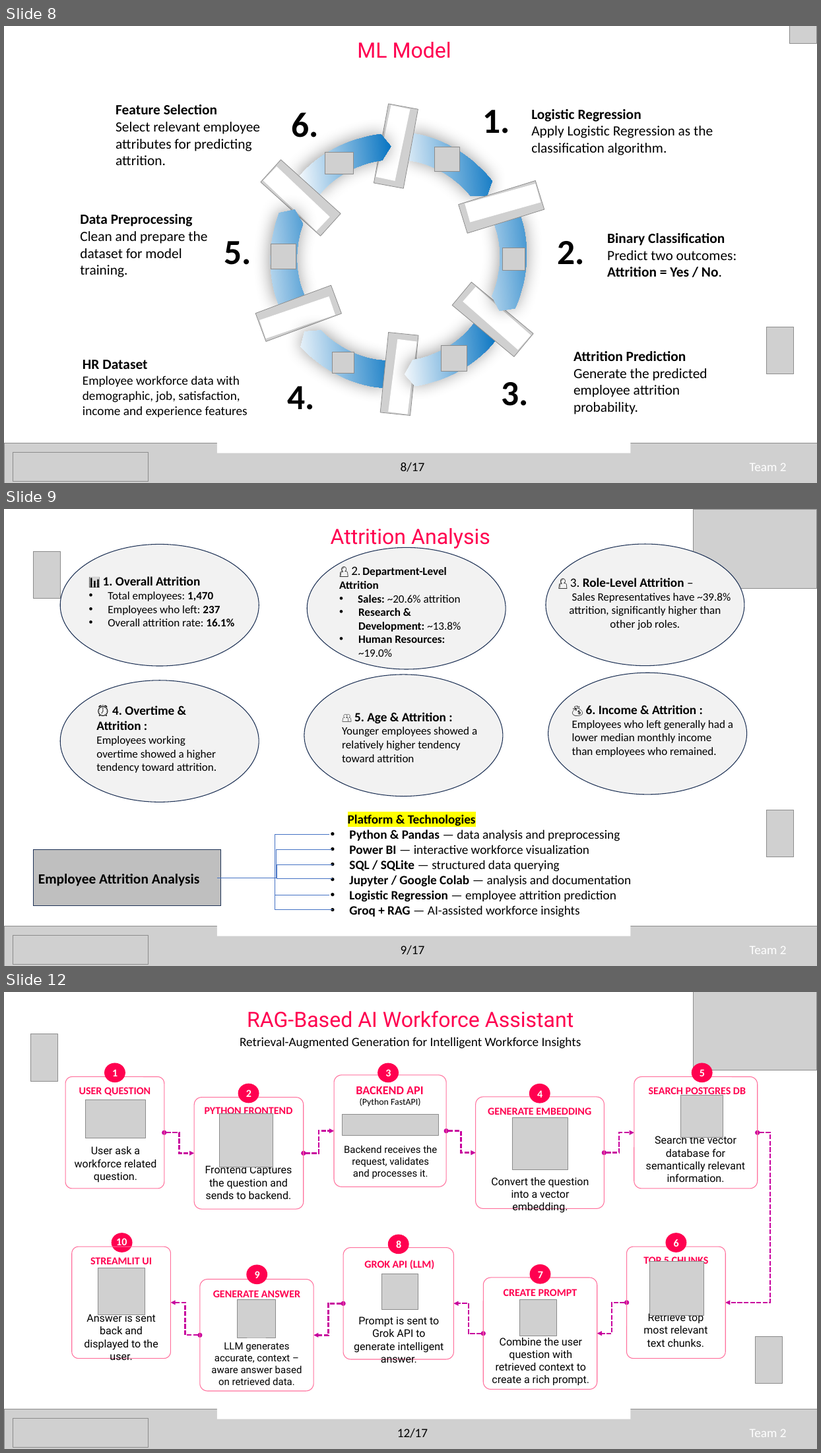
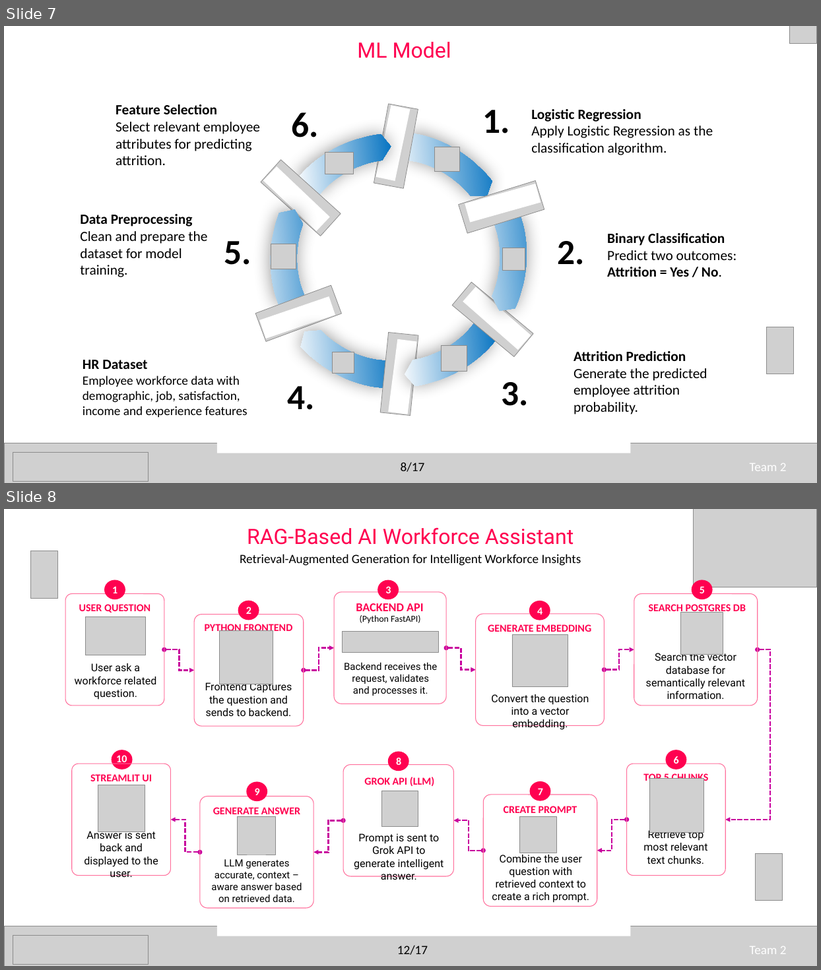
Before and after one commit to Infosys-Springboard-Internship-7-0/Workforce-Insights-Dashboard-for-Employee-Skill-and-Analytics, a slide deck: Data_Cleaning/Presenttion PPT.pptx. Shown one above the other, each under a label of ours: slides 8, 9 and 12 before the commit, slides 7 and 8 after it; the slides between them are not shown. The pictures are 821x1453 and 821x970 pixels, drawn with LibreOffice and Linux fonts; fonts in the diff are those of the drawing; grey boxes stand for pictures. Boxes give left, top, right and bottom in pixels: in the first picture for what was removed or moved away, otherwise in the second. Text is boxed around its words. In the diff, an @@ line names an element or a change of style, - is before the commit and + after.

Commit message:
Update PPT

```diff
--- a/Data_Cleaning/Presenttion PPT.pptx
+++ b/Data_Cleaning/Presenttion PPT.pptx
@@ slide 9 removed at (4,509,817,966), background #FFFFFF @@
@@ text removed at (331,528,490,549) @@
-Attrition Analysis
@@ picture removed at (693,509,816,588) @@
@@ ellipse removed at (60,544,259,666) @@
@@ ellipse removed at (307,548,506,669) @@
@@ ellipse removed at (546,544,745,666) @@
@@ picture removed at (34,551,60,599) @@
@@ text removed at (339,566,461,657) @@
-👤 2. Department-Level Attrition
-• Sales: ~20.6% attrition
-• Research & Development: ~13.8%
-• Human Resources: ~19.0%
@@ text removed at (103,576,234,626) @@
-📊 1. Overall Attrition
-• Total employees: 1,470
-• Employees who left: 237
-• Overall attrition rate: 16.1%
@@ text removed at (569,578,731,630) @@
-👤 3. Role-Level Attrition –
-Sales Representatives have ~39.8% attrition, significantly higher than other job roles.
@@ ellipse removed at (60,680,259,802) @@
@@ ellipse removed at (304,675,503,797) @@
@@ ellipse removed at (548,673,747,795) @@
@@ text removed at (96,706,217,773) @@
-⏰ 4. Overtime & Attrition :
-Employees working overtime showed a higher tendency toward attrition.
@@ text removed at (572,705,733,757) @@
-💰 6. Income & Attrition :
-Employees who left generally had a lower median monthly income than employees who remained.
@@ text removed at (342,712,477,762) @@
-👥 5. Age & Attrition :
-Younger employees showed a relatively higher tendency toward attrition
@@ text removed at (348,815,632,918) @@
-Platform & Technologies
-• Python & Pandas — data analysis and preprocessing
-• Power BI — interactive workforce visualization
-• SQL / SQLite — structured data querying
-• Jupyter / Google Colab — analysis and documentation
-• Logistic Regression — employee attrition prediction
-• Groq + RAG — AI-assisted workforce insights
@@ picture removed at (767,811,794,857) @@
@@ group removed at (34,834,333,910): 6 elbow lines, 1 rectangle, 1 text @@
-Employee Attrition Analysis
@@ rectangle removed at (217,895,630,937) @@
@@ picture removed at (4,927,817,966) @@
@@ picture removed at (13,936,148,964) @@
@@ text removed at (401,945,425,955) @@
-9/17
@@ text removed at (750,947,787,955) @@
-Team 2
@@ what was slide 8 is now slide 7 @@
@@ what was slide 12 is now slide 8 @@
```
Also in this commit, not shown: 5 other slides removed.
